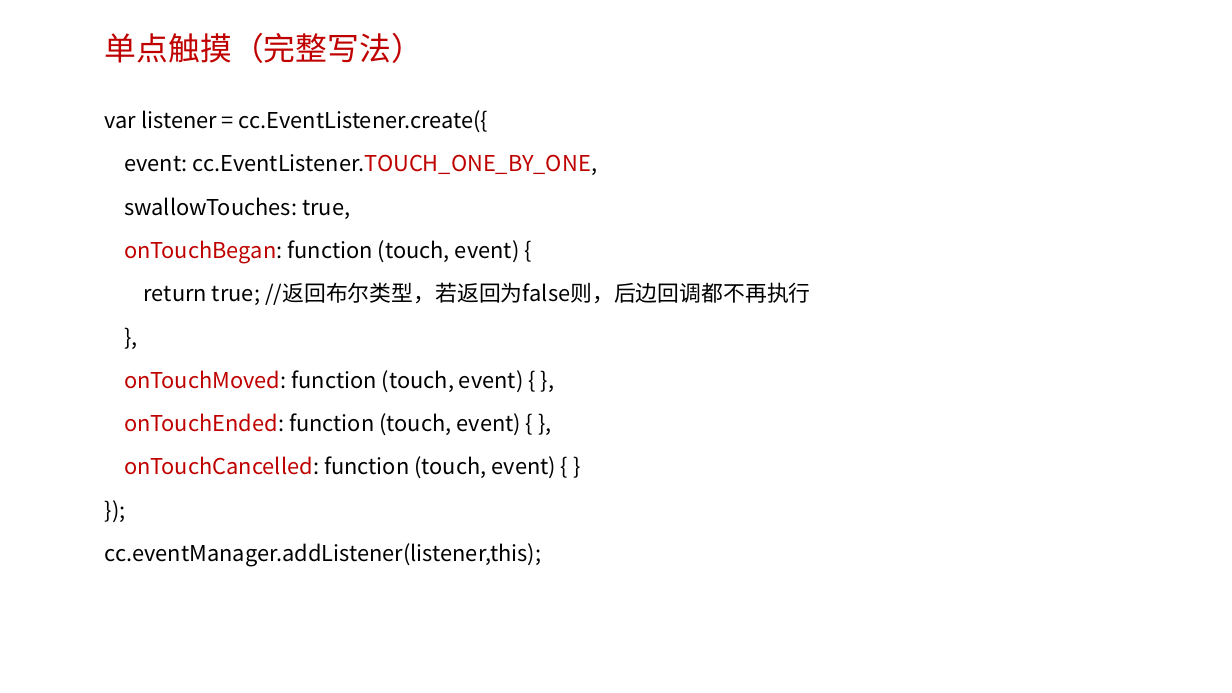
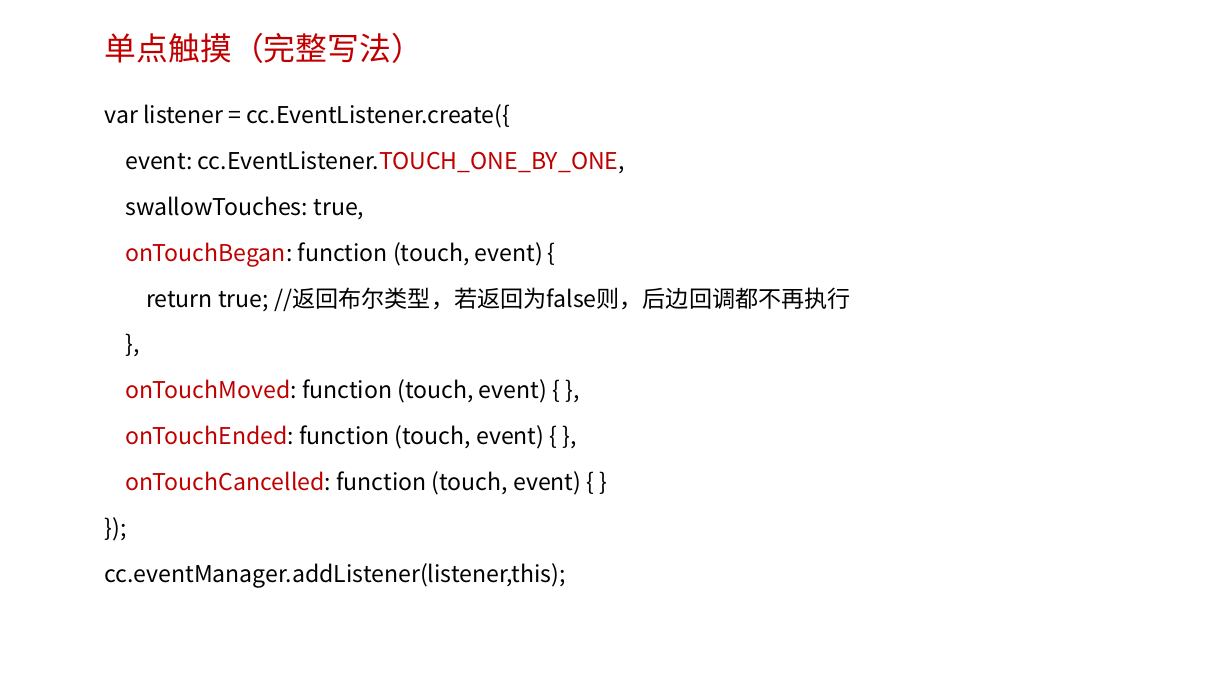
Before and after one commit to edu2act/course-H5-Animation-and-Game-Development, a slide deck: slide 5 of 课程PPT/（11）用户事件.ppt. Drawn at 1232x693 pixels with LibreOffice and Linux fonts; fonts in the diff are those of the drawing; background and template pictures are left out. Boxes give left, top, right and bottom in pixels: in the first picture for what was removed or moved away, otherwise in the second. Text is boxed around its words. In the diff, an @@ line names an element or a change of style, - is before the commit and + after.

```diff
--- a/课程PPT/（11）用户事件.ppt
+++ b/课程PPT/（11）用户事件.ppt
@@ text "var listener = cc.EventListener.create({" at <box>105,104,851,588</box>: size 17 to 18 pt @@
```
Also in this commit, not shown: 4 other slides changed, 3 other files.
